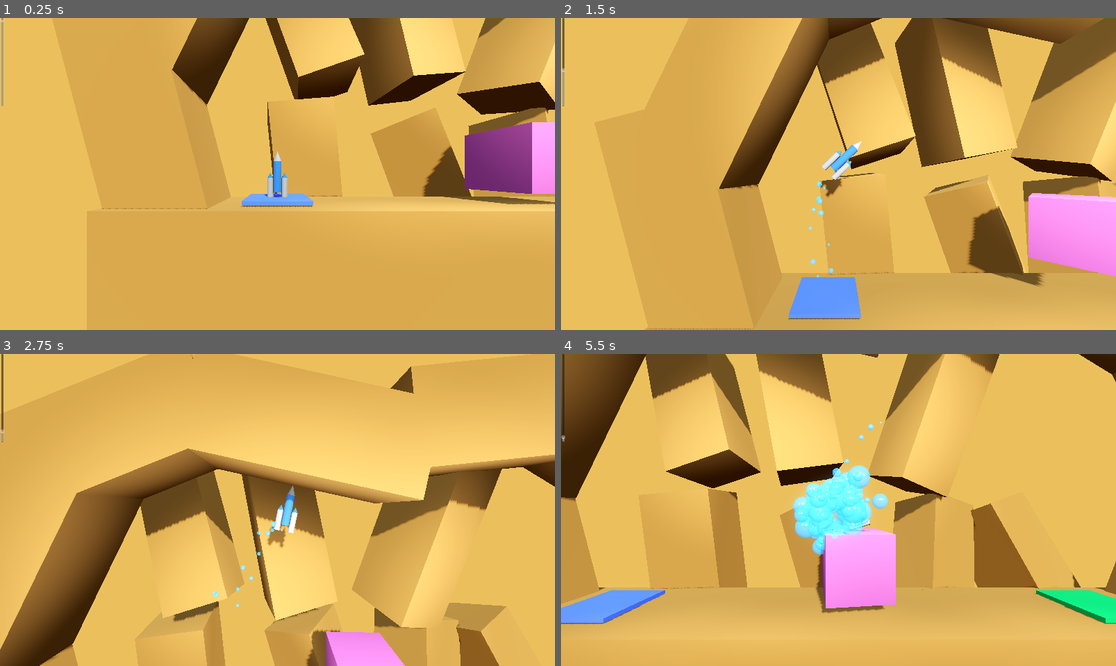
Above: before the commit, frames 1-4 (two rows, left to right).
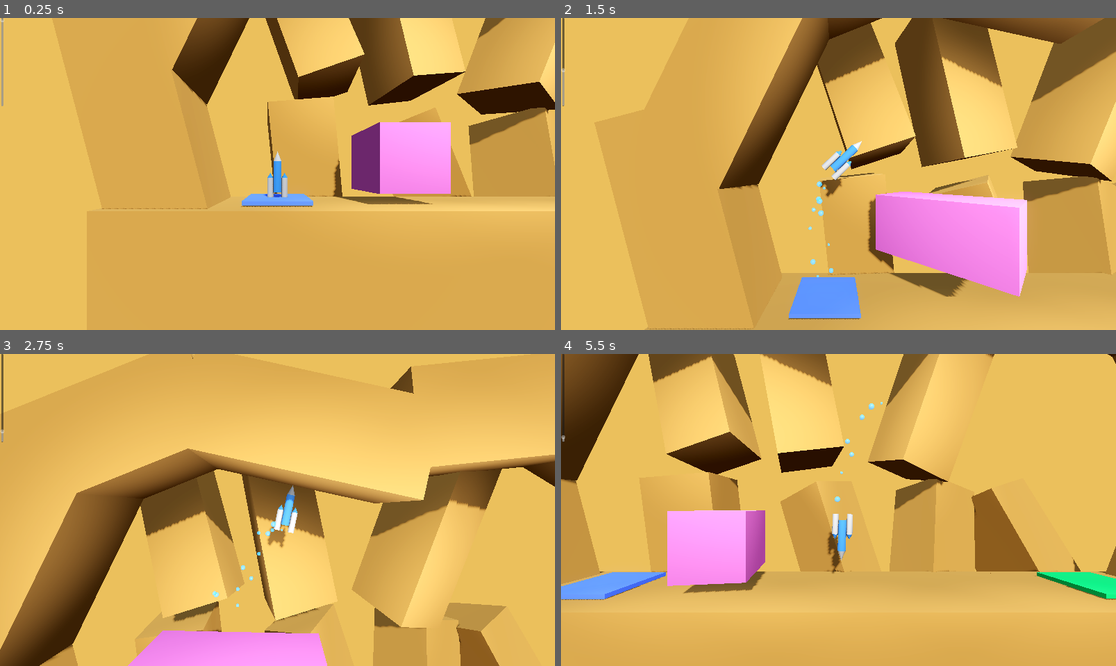
Above: after the commit, the same moments.

Repository: OutwardLightStudio/nexus
Game: Godot game, scene res://levels/level_3.tscn
The game is run twice, just before and just after one commit, with the same random seed, the same clock (stepped at 60 frames per second) and the same inputs. This scene is started directly instead of the project's main scene.
Inputs:
- Up to frame 1 (0.25 s): no input
- Up to frame 2 (1.5 s): hold D (rotate_right) 0.53-1.28 s; tap E (boost) at 0.6, 1.35 s; hold A (rotate_left) from 1.28 s (still down)
- Up to frame 3 (2.75 s): release A (rotate_left) at 2.03 s; hold D (rotate_right) from 2.03 s (still down); tap E (boost) at 2.1 s
- Up to frame 4 (5.5 s): release D (rotate_right) at 2.78 s; hold Space (thrust) 2.78-3.53 s; tap E (boost) every 0.75 s from 2.85 to 5.1 s; hold A (rotate_left) from 3.53 s (still down)

The runs differ from the first frame. In frame 1, 8.4% of the frame differs, in the area x 59-100%, y 33-60%; in frame 2, 12%; in frame 3, 4.9%; in frame 4, 25%, in the area x 0-100%, y 0-87%.

Commit message:
Apply desired scale

Diff:
--- a/levels/level_3.tscn
+++ b/levels/level_3.tscn
@@ -31,9 +31,10 @@
 transform = Transform3D(1, 0, 0, 0, 1, 0, 0, 0, 1, -12, 1.2, 0.005)
 
 [node name="MovingHazard" parent="." instance=ExtResource("3_7xwgo")]
-transform = Transform3D(1, 0, 0, 0, 1, 0, 0, 0, 1, 0.100694, 1.95837, -0.0074501)
+transform = Transform3D(1, 0, 0, 0, 1, 0, 0, 0, 1, -6.27485, 1.95837, -0.0074501)
 desired_position = Vector3(0, 3, 0)
 desired_rotation = Vector3(0, 90, 0)
+desired_scale = Vector3(3, 1, 1)
 desired_duration = 3.0
 
 [node name="Floor" parent="." instance=ExtResource("4_hpvho")]
--- a/scenes/moving_hazard.gd
+++ b/scenes/moving_hazard.gd
@@ -5,6 +5,9 @@
 
 ## Target rotation in degrees relative to the initial rotation
 @export var desired_rotation: Vector3 = Vector3.ZERO
+
+## Target scale relative to the initial scale (1.0 = no change)
+@export var desired_scale: Vector3 = Vector3.ONE
 
 ## Time in seconds for one complete animation cycle
 @export var desired_duration: float = 1.0
@@ -14,17 +17,18 @@
 func _ready() -> void:
 	_initial_transform = transform
 
-	# Create target transform from position and rotation
+	# Create target transform incorporating position, rotation, and scale
 	var target_transform = Transform3D()
 	target_transform = target_transform.translated(desired_position)
 	target_transform = target_transform.rotated(Vector3.RIGHT, deg_to_rad(desired_rotation.x))
 	target_transform = target_transform.rotated(Vector3.UP, deg_to_rad(desired_rotation.y))
 	target_transform = target_transform.rotated(Vector3.FORWARD, deg_to_rad(desired_rotation.z))
+	target_transform.basis = target_transform.basis.scaled(desired_scale)
 
 	var tween = create_tween().set_loops()
 	tween.set_trans(Tween.TRANS_SINE)
 
-	# Forward phase: Tween to combined transform
+	# Forward phase: Tween to the complete target transform
 	tween.tween_property(
 		self,
 		"transform",
